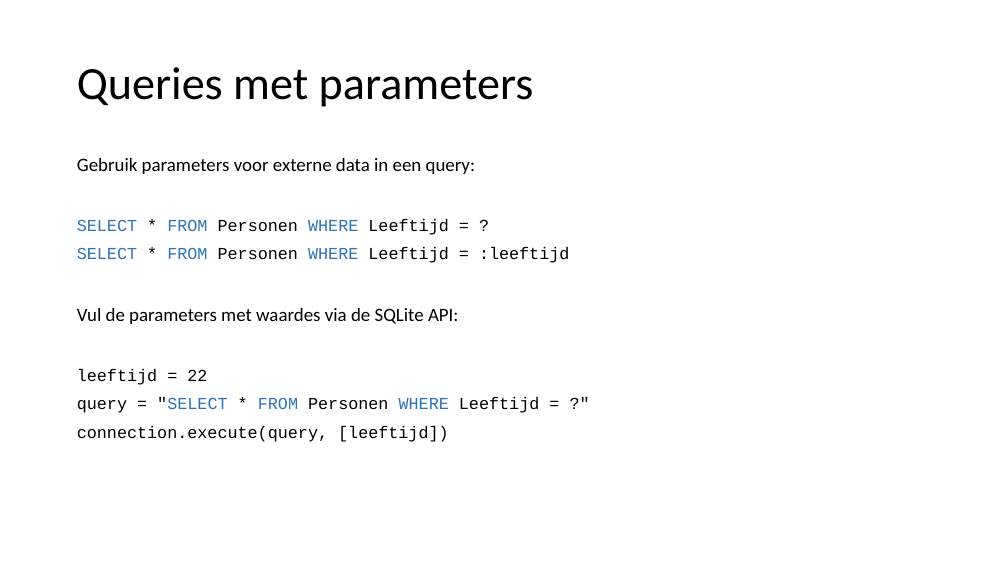
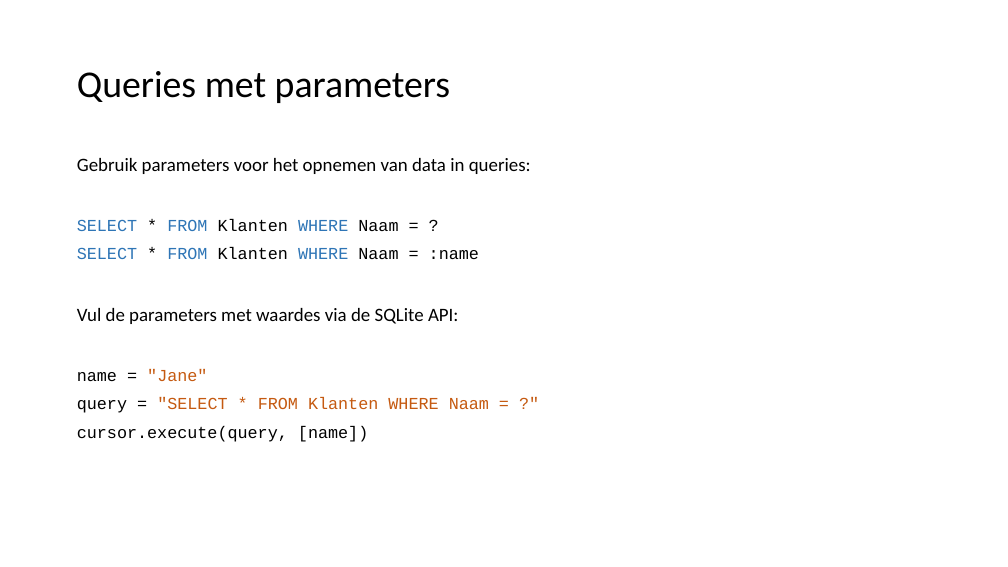
Before and after one commit to LFKoning/knowledge-sharing, a slide deck: slide 30 of sql_course/3_python/3_python.pptx (slide 15 before the commit). Drawn at 1008x567 pixels with LibreOffice and Linux fonts; fonts in the diff are those of the drawing. Boxes give left, top, right and bottom in pixels: in the first picture for what was removed or moved away, otherwise in the second. Text is boxed around its words. In the diff, an @@ line names an element or a change of style, - is before the commit and + after.

```diff
--- a/sql_course/3_python/3_python.pptx
+++ b/sql_course/3_python/3_python.pptx
@@ title "Queries met parameters" at (x1=77, y1=71, x2=451, y2=103): size 44 to 36 pt @@
@@ text at (x1=77, y1=158, x2=531, y2=259): text changed @@
-Gebruik parameters voor externe data in een query:
-SELECT * FROM Personen WHERE Leeftijd = ?
-SELECT * FROM Personen WHERE Leeftijd = :leeftijd
+Gebruik parameters voor het opnemen van data in queries:
+SELECT * FROM Klanten WHERE Naam = ?
+SELECT * FROM Klanten WHERE Naam = :name
@@ text at (x1=77, y1=369, x2=489, y2=442): text changed @@
-leeftijd = 22
-query = "SELECT * FROM Personen WHERE Leeftijd = ?"
-connection.execute(query, [leeftijd])
+name = "Jane"
+query = "SELECT * FROM Klanten WHERE Naam = ?"
+cursor.execute(query, [name])
```
Also in this commit, not shown: 11 other slides changed, 31 slides added, 3 slides removed, 11 other files.
